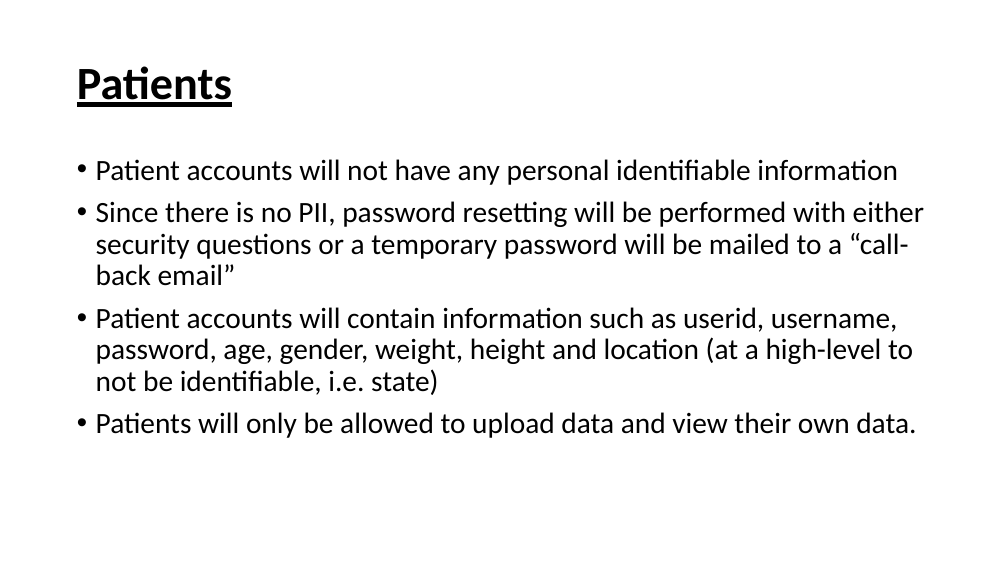
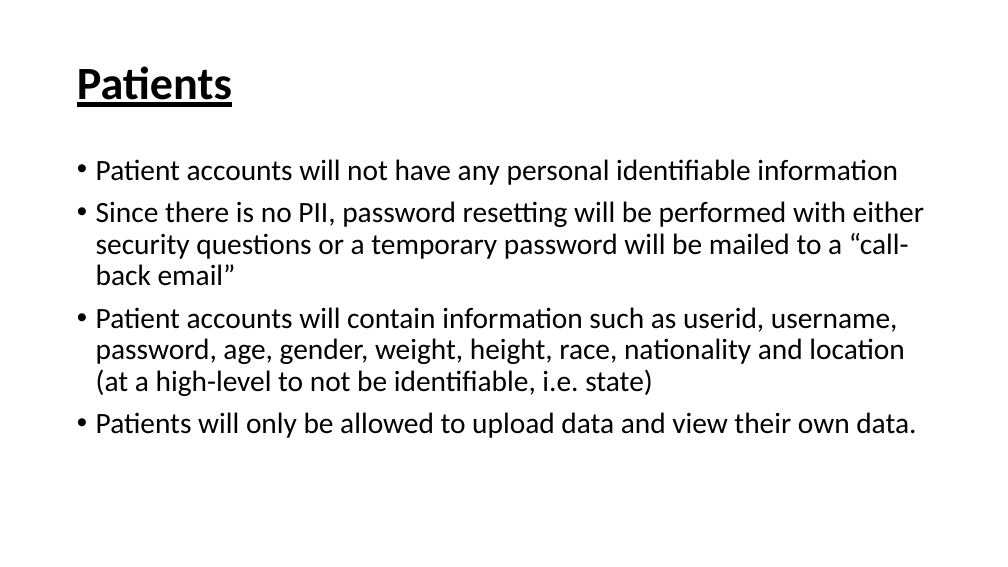
Before and after one commit to trwq63/med656, a slide deck: slide 4 of Misc/Presentation_-_User_Roles.pptx. Drawn at 1008x567 pixels with LibreOffice and Linux fonts; fonts in the diff are those of the drawing. Boxes give left, top, right and bottom in pixels: in the first picture for what was removed or moved away, otherwise in the second. Text is boxed around its words. In the diff, an @@ line names an element or a change of style, - is before the commit and + after.

```diff
--- a/Misc/Presentation_-_User_Roles.pptx
+++ b/Misc/Presentation_-_User_Roles.pptx
@@ text at [96,307,904,396]: text changed @@
-• Patient accounts will contain information such as userid, username, password, age, gender, weight, height and location (at a high-level to not be identifiable, i.e. state)
+• Patient accounts will contain information such as userid, username, password, age, gender, weight, height, race, nationality and location (at a high-level to not be identifiable, i.e. state)
```
Also in this commit, not shown: 1 other slide changed, 4 slides added.
